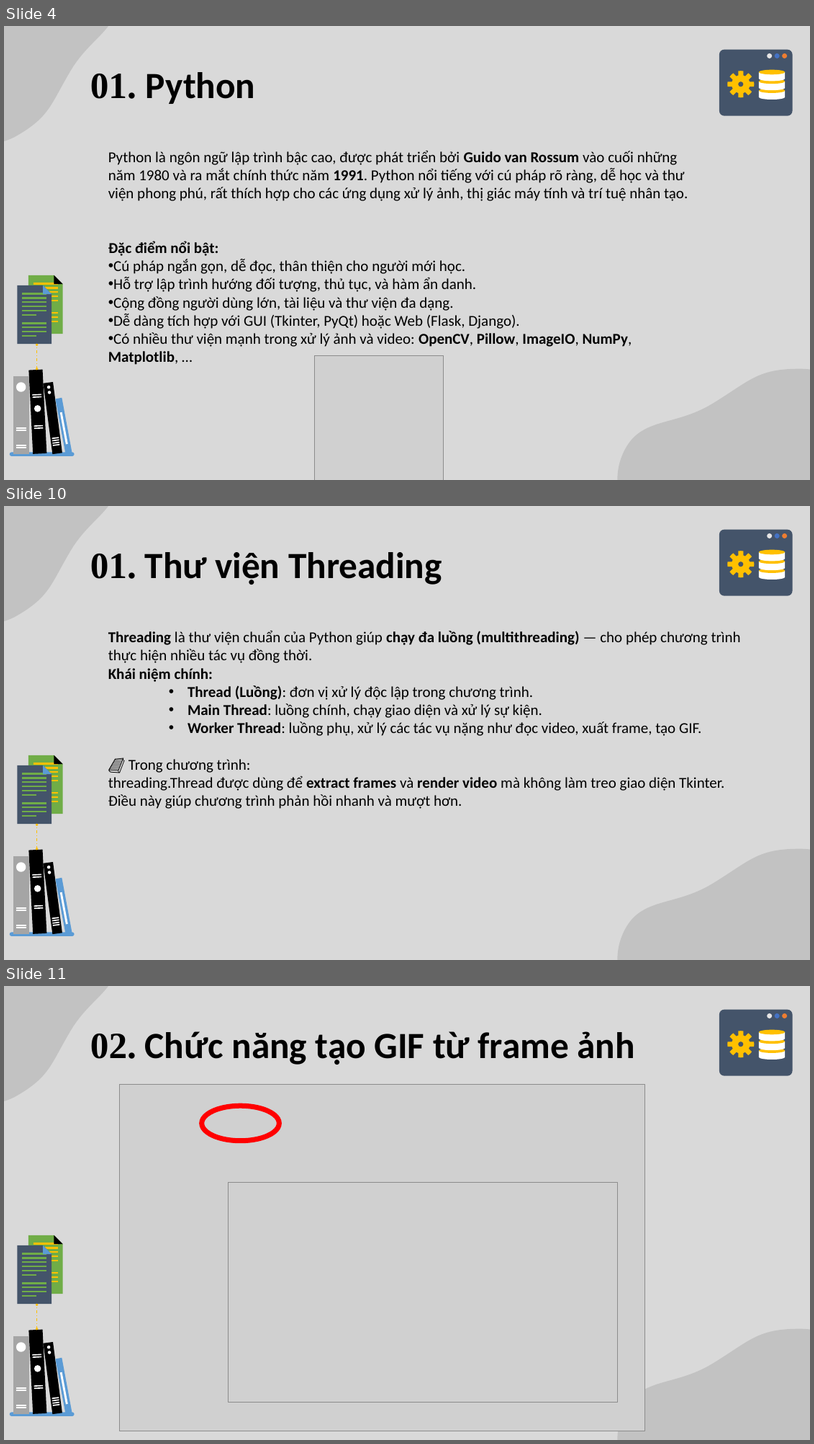
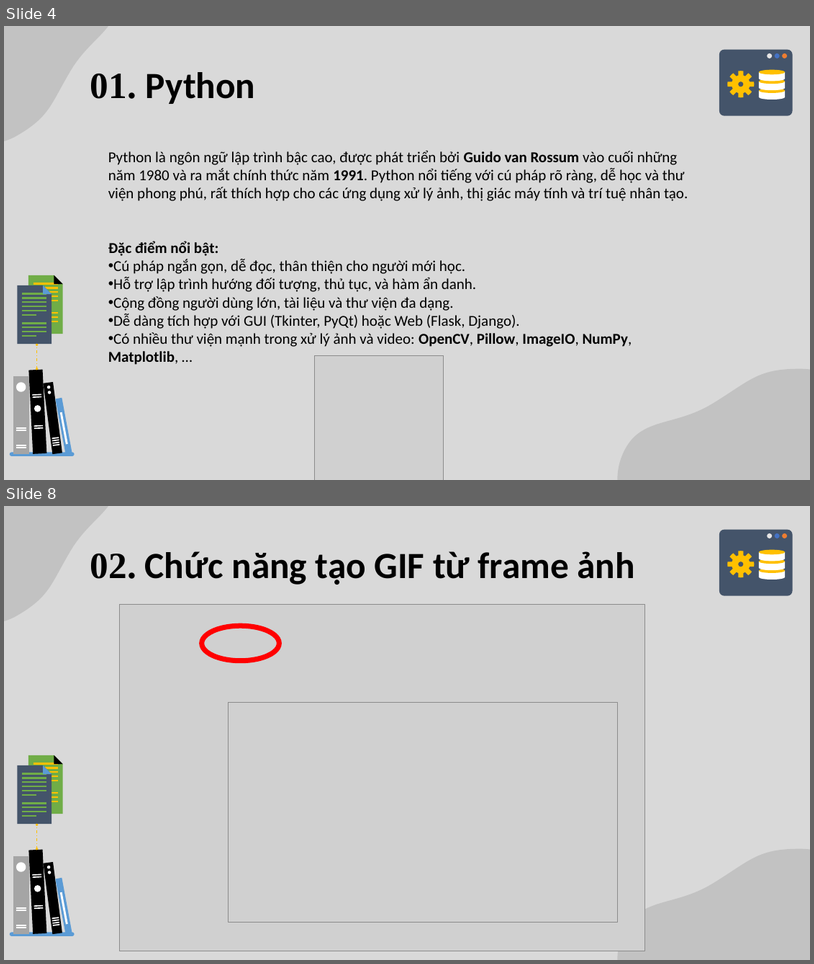
Before and after one commit to Duckkeip/xulyanh2, a slide deck: BaocaotieuluanPP.pptx. Shown one above the other, each under a label of ours: slides 4, 10 and 11 before the commit, slides 4 and 8 after it; the slides between them are not shown. The pictures are 814x1444 and 814x964 pixels, drawn with LibreOffice and Linux fonts; fonts in the diff are those of the drawing; grey boxes stand for pictures. Boxes give left, top, right and bottom in pixels: in the first picture for what was removed or moved away, otherwise in the second. Text is boxed around its words. In the diff, an @@ line names an element or a change of style, - is before the commit and + after.

```diff
--- a/BaocaotieuluanPP.pptx
+++ b/BaocaotieuluanPP.pptx
@@ slide 10 removed at (4,506,810,960), background #D9D9D9; not listed: 62 template elements that a slide beside it also shows @@
@@ text removed at (90,552,442,584) @@
-01. Thư viện Threading
@@ text removed at (108,630,741,808) @@
-Threading là thư viện chuẩn của Python giúp chạy đa luồng (multithreading) — cho phép chương trình thực hiện nhiều tác vụ đồng thời.
-Khái niệm chính:
-    • Thread (Luồng): đơn vị xử lý độc lập trong chương trình.
-    • Main Thread: luồng chính, chạy giao diện và xử lý sự kiện.
-    • Worker Thread: luồng phụ, xử lý các tác vụ nặng như đọc video, xuất frame, tạo GIF.
-📘 Trong chương trình:
-threading.Thread được dùng để extract frames và render video mà không làm treo giao diện Tkinter.
-Điều này giúp chương trình phản hồi nhanh và mượt hơn.
@@ what was slide 11 is now slide 8 @@
```
Also in this commit, not shown: 1 slide changed, 2 slides added, 4 other slides removed, 2 other files.
